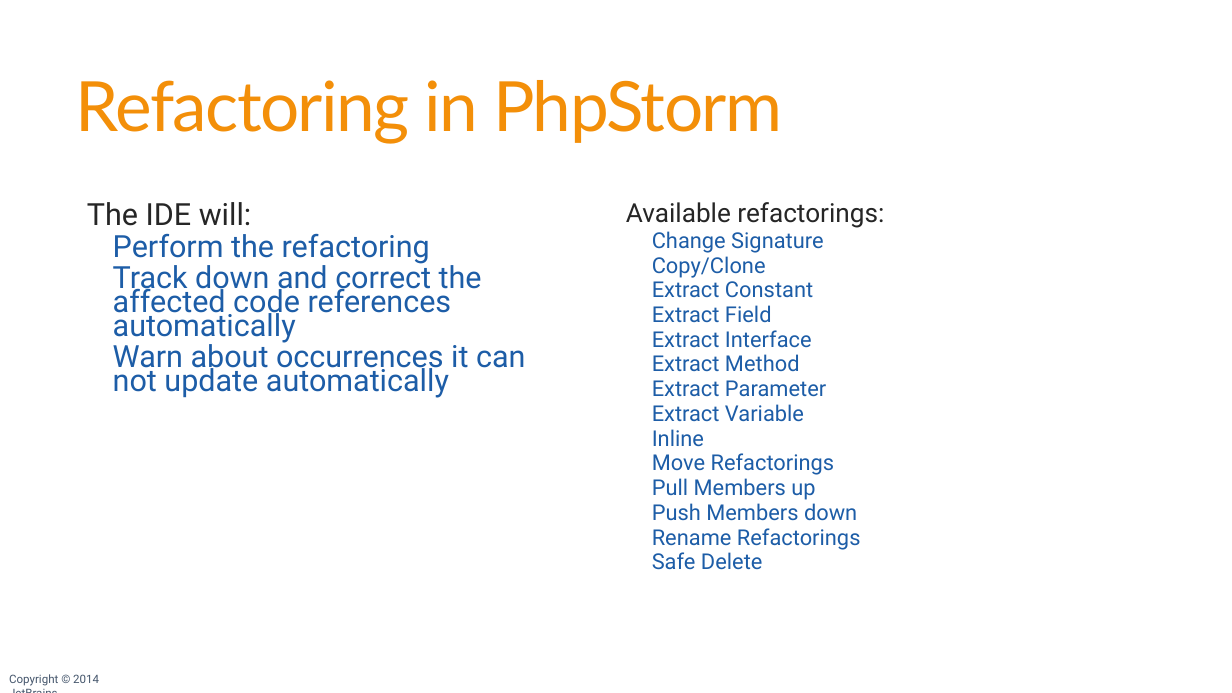
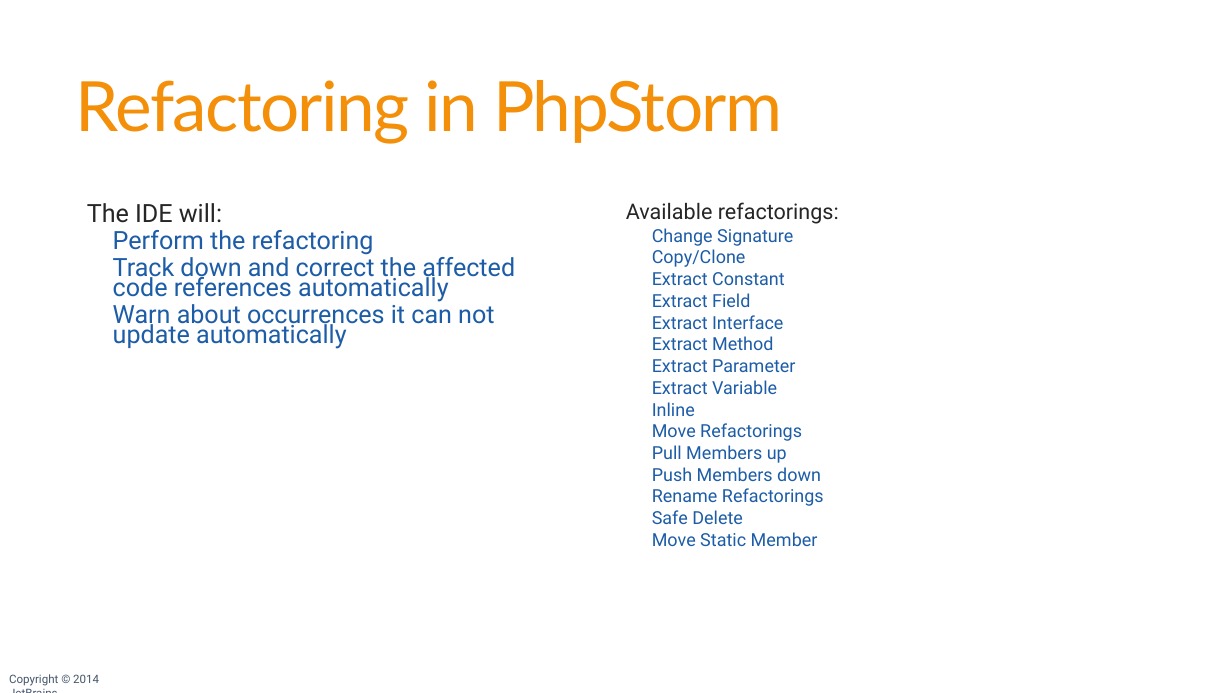
Before and after one commit to JetBrains/phpstorm-workshop, a slide deck: slide 58 of PhpStorm Workshop.pptx. Drawn at 1232x693 pixels with LibreOffice and Linux fonts; fonts in the diff are those of the drawing; background and template pictures are left out. Boxes give left, top, right and bottom in pixels: in the first picture for what was removed or moved away, otherwise in the second. Text is boxed around its words. In the diff, an @@ line names an element or a change of style, - is before the commit and + after.

Commit message:
Added Move Static Member

```diff
--- a/PhpStorm Workshop.pptx
+++ b/PhpStorm Workshop.pptx
@@ text "The IDE will:" at <box>87,203,515,349</box>: size 23.8 to 19.6 pt @@
@@ text at <box>626,202,839,524</box>: size 20.4 to 16.8 pt in "Available refactorings:"; size 17 to 14 pt in "Change Signature", "Copy/Clone", "Extract Constant", "Extract Field" and 10 more places @@
@@ text at <box>652,532,818,546</box>: paragraph added @@
+    Move Static Member
```
Also in this commit, not shown: 1 slide added, 1 other file.
